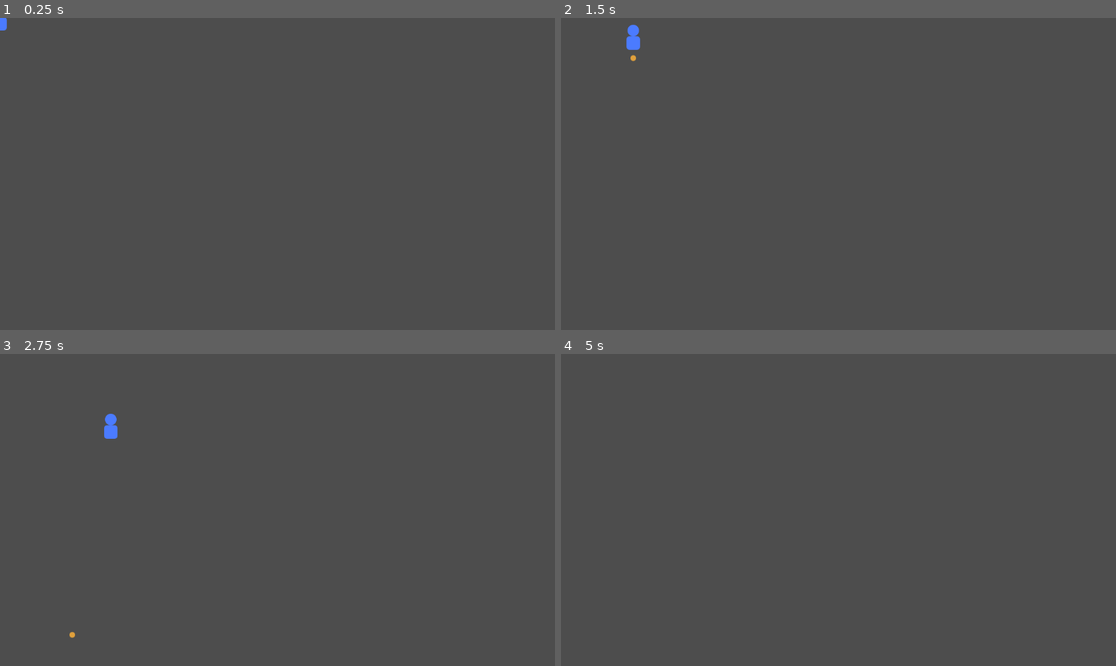
Above: before the commit, frames 1-4 (two rows, left to right).
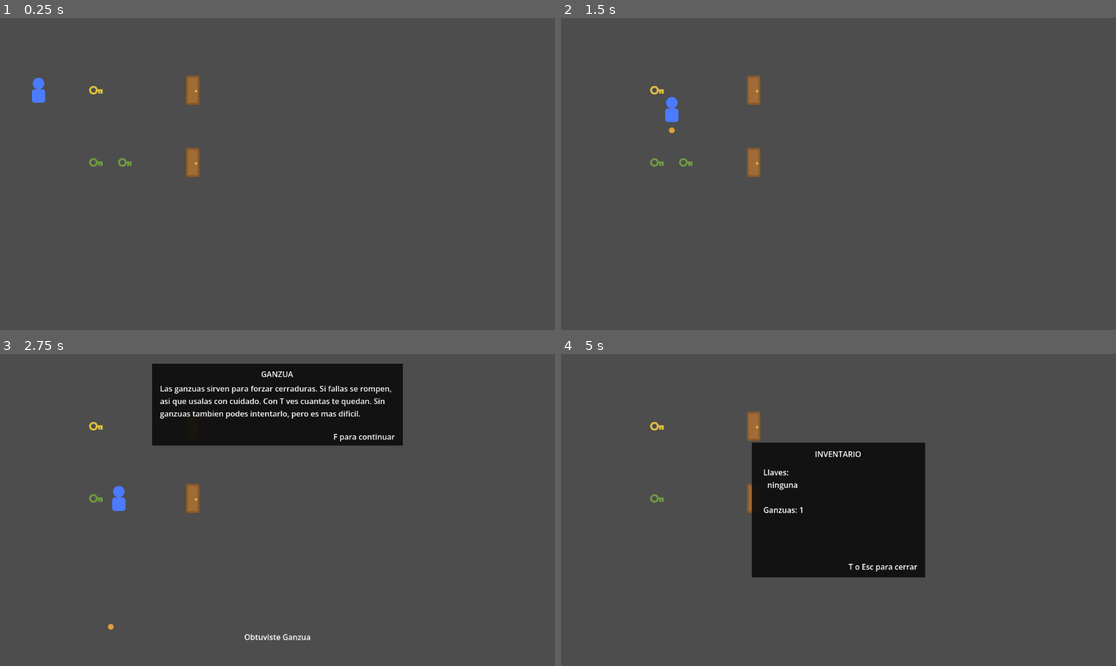
Above: after the commit, the same moments.

Repository: SOrtiz1967/Silent-Gil-Proyecto-Final
Game: Godot game, scene res://escenas/principal.tscn
The game is run twice, just before and just after one commit, with the same random seed, the same clock (stepped at 60 frames per second) and the same inputs. Before the commit the project starts from res://escenas/prueba.tscn.
Inputs:
- Up to frame 1 (0.25 s): no input
- Up to frame 2 (1.5 s): tap Enter at 0.5 s; hold D (mover_derecha) 0.53-1.28 s; tap F (interactuar, bound only after the commit) at 0.6 s; hold S (mover_abajo) from 1.28 s (still down); tap E (disparar) at 1.35 s
- Up to frame 3 (2.75 s): tap F (interactuar, bound only after the commit) at 1.55, 2.3 s; release S (mover_abajo) at 2.03 s; hold D (mover_derecha) from 2.03 s (still down); tap Space (golpear) at 2.1 s
- Up to frame 4 (5 s): release D (mover_derecha) at 2.78 s; hold W (mover_arriba) 2.78-3.53 s; tap F (interactuar, bound only after the commit) at 2.85, 3.6, 4.55 s; hold A (mover_izquierda) from 3.53 s (still down); tap Escape (ui_cancel) at 4.15 s; tap E (disparar) at 4.35 s; tap T (inventario, bound only after the commit) at 4.9 s

The runs differ from the first frame. In frame 1, 0.8% of the frame differs, in the area x 0-36%, y 0-52%; in frame 2, 0.9%; in frame 3, 12%; in frame 4, 14%, in the area x 16-66%, y 18-72%.

Commit message:
agrego llaves, puertas, puzzles de cerradura, inventario y tutorial

Diff:
--- /dev/null
+++ b/assets/llave.svg
@@ -0,0 +1,6 @@
+<svg xmlns="http://www.w3.org/2000/svg" width="32" height="32" viewBox="0 0 32 32">
+  <circle cx="10" cy="16" r="7" fill="none" stroke="#e0c040" stroke-width="4"/>
+  <rect x="15" y="14" width="14" height="4" fill="#e0c040"/>
+  <rect x="20" y="18" width="4" height="5" fill="#e0c040"/>
+  <rect x="25" y="18" width="4" height="5" fill="#e0c040"/>
+</svg>
--- /dev/null
+++ b/assets/puerta.svg
@@ -0,0 +1,5 @@
+<svg xmlns="http://www.w3.org/2000/svg" width="32" height="64" viewBox="0 0 32 64">
+  <rect x="2" y="2" width="28" height="60" rx="3" fill="#8a5a2b"/>
+  <rect x="6" y="6" width="20" height="52" rx="2" fill="#a06c36"/>
+  <circle cx="23" cy="34" r="2.5" fill="#e0c040"/>
+</svg>
--- /dev/null
+++ b/escenas/cerradura.tscn
@@ -0,0 +1,58 @@
+[gd_scene format=3]
+
+[ext_resource type="Script" path="res://scripts/cerradura.gd" id="1_script"]
+
+[node name="Cerradura" type="CanvasLayer"]
+process_mode = 3
+layer = 10
+visible = false
+script = ExtResource("1_script")
+
+[node name="Fondo" type="ColorRect" parent="."]
+anchors_preset = 15
+anchor_right = 1.0
+anchor_bottom = 1.0
+grow_horizontal = 2
+grow_vertical = 2
+color = Color(0, 0, 0, 0.7)
+
+[node name="Barra" type="ColorRect" parent="."]
+anchors_preset = 8
+anchor_left = 0.5
+anchor_top = 0.5
+anchor_right = 0.5
+anchor_bottom = 0.5
+offset_left = -200.0
+offset_top = -12.0
+offset_right = 200.0
+offset_bottom = 12.0
+grow_horizontal = 2
+grow_vertical = 2
+color = Color(0.2, 0.2, 0.2, 1)
+
+[node name="Zona" type="ColorRect" parent="Barra"]
+offset_left = 160.0
+offset_right = 240.0
+offset_bottom = 24.0
+color = Color(0.3, 0.7, 0.3, 1)
+
+[node name="Aguja" type="ColorRect" parent="Barra"]
+offset_top = -8.0
+offset_right = 4.0
+offset_bottom = 32.0
+color = Color(1, 1, 1, 1)
+
+[node name="EtiquetaEstado" type="Label" parent="."]
+anchors_preset = 8
+anchor_left = 0.5
+anchor_top = 0.5
+anchor_right = 0.5
+anchor_bottom = 0.5
+offset_left = -200.0
+offset_top = -60.0
+offset_right = 200.0
+offset_bottom = -30.0
+grow_horizontal = 2
+grow_vertical = 2
+horizontal_alignment = 1
+vertical_alignment = 1
--- /dev/null
+++ b/escenas/inventario.tscn
@@ -0,0 +1,67 @@
+[gd_scene format=3 uid="uid://bdkvp8lq66gg7"]
+
+[ext_resource type="Script" uid="uid://bgu6lw85x04qv" path="res://scripts/inventario.gd" id="1_script"]
+
+[node name="Inventario" type="CanvasLayer" unique_id=646703436]
+process_mode = 3
+script = ExtResource("1_script")
+
+[node name="EtiquetaMensaje" type="Label" parent="." unique_id=2135379563]
+visible = false
+anchors_preset = 7
+anchor_left = 0.5
+anchor_top = 1.0
+anchor_right = 0.5
+anchor_bottom = 1.0
+offset_left = -300.0
+offset_top = -80.0
+offset_right = 300.0
+offset_bottom = -40.0
+grow_horizontal = 2
+grow_vertical = 0
+horizontal_alignment = 1
+vertical_alignment = 1
+
+[node name="TemporizadorMensaje" type="Timer" parent="." unique_id=1529732923]
+process_mode = 1
+wait_time = 2.0
+one_shot = true
+
+[node name="PanelInventario" type="ColorRect" parent="."]
+visible = false
+anchors_preset = 8
+anchor_left = 0.5
+anchor_top = 0.5
+anchor_right = 0.5
+anchor_bottom = 0.5
+offset_left = -180.0
+offset_top = -140.0
+offset_right = 180.0
+offset_bottom = 140.0
+grow_horizontal = 2
+grow_vertical = 2
+color = Color(0.05, 0.05, 0.05, 0.92)
+
+[node name="EtiquetaTitulo" type="Label" parent="PanelInventario"]
+offset_left = 16.0
+offset_top = 12.0
+offset_right = 344.0
+offset_bottom = 38.0
+text = "INVENTARIO"
+horizontal_alignment = 1
+
+[node name="EtiquetaLista" type="Label" parent="PanelInventario"]
+offset_left = 24.0
+offset_top = 50.0
+offset_right = 336.0
+offset_bottom = 240.0
+
+[node name="EtiquetaCerrar" type="Label" parent="PanelInventario"]
+offset_left = 16.0
+offset_top = 246.0
+offset_right = 344.0
+offset_bottom = 270.0
+text = "T o Esc para cerrar"
+horizontal_alignment = 2
+
+[connection signal="timeout" from="TemporizadorMensaje" to="." method="ocultarMensaje"]
--- a/escenas/jugador.tscn
+++ b/escenas/jugador.tscn
@@ -10,7 +10,7 @@
 [sub_resource type="RectangleShape2D" id="RectangleShape2D_golpe"]
 size = Vector2(20, 20)
 
-[node name="Jugador" type="CharacterBody2D" unique_id=1593424449]
+[node name="Jugador" type="CharacterBody2D" unique_id=1593424449 groups=["jugador"]]
 script = ExtResource("1_script")
 
 [node name="Sprite2D" type="Sprite2D" parent="." unique_id=93842069]
--- /dev/null
+++ b/escenas/objetoClave.tscn
@@ -0,0 +1,19 @@
+[gd_scene format=3 uid="uid://b4jos6t2t4kjo"]
+
+[ext_resource type="Script" uid="uid://c8d7vuee12pd" path="res://scripts/objetoClave.gd" id="1_script"]
+[ext_resource type="Texture2D" path="res://assets/llave.svg" id="2_sprite"]
+
+[sub_resource type="CircleShape2D" id="CircleShape2D_objeto"]
+radius = 16.0
+
+[node name="ObjetoClave" type="Area2D" unique_id=1600033789]
+script = ExtResource("1_script")
+
+[node name="Sprite2D" type="Sprite2D" parent="." unique_id=501237209]
+texture = ExtResource("2_sprite")
+
+[node name="ColisionObjeto" type="CollisionShape2D" parent="." unique_id=329257056]
+shape = SubResource("CircleShape2D_objeto")
+
+[connection signal="body_entered" from="." to="." method="alEntrarCuerpo"]
+[connection signal="body_exited" from="." to="." method="alSalirCuerpo"]
--- /dev/null
+++ b/escenas/pernos.tscn
@@ -0,0 +1,80 @@
+[gd_scene format=3]
+
+[ext_resource type="Script" path="res://scripts/pernos.gd" id="1_script"]
+
+[node name="Pernos" type="CanvasLayer"]
+process_mode = 3
+layer = 10
+visible = false
+script = ExtResource("1_script")
+
+[node name="Fondo" type="ColorRect" parent="."]
+anchors_preset = 15
+anchor_right = 1.0
+anchor_bottom = 1.0
+grow_horizontal = 2
+grow_vertical = 2
+color = Color(0, 0, 0, 0.7)
+
+[node name="Caja" type="ColorRect" parent="."]
+anchors_preset = 8
+anchor_left = 0.5
+anchor_top = 0.5
+anchor_right = 0.5
+anchor_bottom = 0.5
+offset_left = -150.0
+offset_top = -80.0
+offset_right = 150.0
+offset_bottom = 80.0
+grow_horizontal = 2
+grow_vertical = 2
+color = Color(0.15, 0.15, 0.15, 1)
+
+[node name="ListaPernos" type="Control" parent="Caja"]
+layout_mode = 3
+anchors_preset = 0
+offset_right = 300.0
+offset_bottom = 160.0
+mouse_filter = 2
+
+[node name="Perno1" type="ColorRect" parent="Caja/ListaPernos"]
+offset_left = 63.0
+offset_top = 90.0
+offset_right = 87.0
+offset_bottom = 150.0
+color = Color(0.6, 0.6, 0.6, 1)
+
+[node name="Perno2" type="ColorRect" parent="Caja/ListaPernos"]
+offset_left = 138.0
+offset_top = 90.0
+offset_right = 162.0
+offset_bottom = 150.0
+color = Color(0.6, 0.6, 0.6, 1)
+
+[node name="Perno3" type="ColorRect" parent="Caja/ListaPernos"]
+offset_left = 213.0
+offset_top = 90.0
+offset_right = 237.0
+offset_bottom = 150.0
+color = Color(0.6, 0.6, 0.6, 1)
+
+[node name="Linea" type="ColorRect" parent="Caja"]
+offset_top = 39.0
+offset_right = 300.0
+offset_bottom = 41.0
+color = Color(0.8, 0.2, 0.2, 1)
+
+[node name="EtiquetaEstado" type="Label" parent="."]
+anchors_preset = 8
+anchor_left = 0.5
+anchor_top = 0.5
+anchor_right = 0.5
+anchor_bottom = 0.5
+offset_left = -200.0
+offset_top = -120.0
+offset_right = 200.0
+offset_bottom = -90.0
+grow_horizontal = 2
+grow_vertical = 2
+horizontal_alignment = 1
+vertical_alignment = 1
--- /dev/null
+++ b/escenas/principal.tscn
@@ -0,0 +1,35 @@
+[gd_scene format=3 uid="uid://ygvhfmxjahg"]
+
+[ext_resource type="PackedScene" uid="uid://oob0ouo3ypvy" path="res://escenas/jugador.tscn" id="1_jugador"]
+[ext_resource type="PackedScene" uid="uid://b4jos6t2t4kjo" path="res://escenas/objetoClave.tscn" id="2_objeto"]
+[ext_resource type="PackedScene" uid="uid://d0ye08umralgi" path="res://escenas/puerta.tscn" id="3_puerta"]
+
+[node name="Principal" type="Node2D" unique_id=712360398]
+
+[node name="Jugador" parent="." unique_id=1289151348 instance=ExtResource("1_jugador")]
+position = Vector2(80, 150)
+
+[node name="ObjetoClave" parent="." unique_id=1041391655 instance=ExtResource("2_objeto")]
+position = Vector2(200, 150)
+idLlave = "llaveRoja"
+nombreObjeto = "Llave roja"
+
+[node name="Puerta" parent="." unique_id=653238310 instance=ExtResource("3_puerta")]
+position = Vector2(400, 150)
+idLlaveRequerida = "llaveRoja"
+
+[node name="Ganzua1" parent="." unique_id=910089879 instance=ExtResource("2_objeto")]
+modulate = Color(0.5, 0.8, 1, 1)
+position = Vector2(200, 300)
+nombreObjeto = "Ganzua"
+esGanzua = true
+
+[node name="Ganzua2" parent="." unique_id=1492990864 instance=ExtResource("2_objeto")]
+modulate = Color(0.5, 0.8, 1, 1)
+position = Vector2(260, 300)
+nombreObjeto = "Ganzua"
+esGanzua = true
+
+[node name="PuertaForzar" parent="." unique_id=698696786 instance=ExtResource("3_puerta")]
+position = Vector2(400, 300)
+forzar = true
--- a/escenas/prueba.tscn
+++ /dev/null
@@ -1,7 +0,0 @@
-[gd_scene format=3 uid="uid://db8e0ybf371e2"]
-
-[ext_resource type="PackedScene" uid="uid://oob0ouo3ypvy" path="res://escenas/jugador.tscn" id="1_jugador"]
-
-[node name="Prueba" type="Node2D" unique_id=712360398]
-
-[node name="Jugador" parent="." unique_id=1289151348 instance=ExtResource("1_jugador")]
--- /dev/null
+++ b/escenas/puerta.tscn
@@ -0,0 +1,27 @@
+[gd_scene format=3 uid="uid://d0ye08umralgi"]
+
+[ext_resource type="Script" uid="uid://cvsm6pmgwj0e2" path="res://scripts/puerta.gd" id="1_script"]
+[ext_resource type="Texture2D" path="res://assets/puerta.svg" id="2_sprite"]
+
+[sub_resource type="RectangleShape2D" id="RectangleShape2D_puerta"]
+size = Vector2(72, 104)
+
+[sub_resource type="RectangleShape2D" id="RectangleShape2D_bloqueo"]
+size = Vector2(32, 64)
+
+[node name="Puerta" type="Area2D" unique_id=1570088726]
+script = ExtResource("1_script")
+
+[node name="Sprite2D" type="Sprite2D" parent="." unique_id=1018221200]
+texture = ExtResource("2_sprite")
+
+[node name="ColisionPuerta" type="CollisionShape2D" parent="." unique_id=1270323923]
+shape = SubResource("RectangleShape2D_puerta")
+
+[node name="Bloqueo" type="StaticBody2D" parent="."]
+
+[node name="ColisionBloqueo" type="CollisionShape2D" parent="Bloqueo"]
+shape = SubResource("RectangleShape2D_bloqueo")
+
+[connection signal="body_entered" from="." to="." method="alEntrarCuerpo"]
+[connection signal="body_exited" from="." to="." method="alSalirCuerpo"]
--- /dev/null
+++ b/escenas/tutorial.tscn
@@ -0,0 +1,42 @@
+[gd_scene format=3]
+
+[ext_resource type="Script" path="res://scripts/tutorial.gd" id="1_script"]
+
+[node name="Tutorial" type="CanvasLayer"]
+process_mode = 3
+layer = 20
+visible = false
+script = ExtResource("1_script")
+
+[node name="Panel" type="ColorRect" parent="."]
+anchors_preset = 5
+anchor_left = 0.5
+anchor_right = 0.5
+offset_left = -260.0
+offset_top = 20.0
+offset_right = 260.0
+offset_bottom = 190.0
+grow_horizontal = 2
+color = Color(0.05, 0.05, 0.05, 0.92)
+
+[node name="EtiquetaTitulo" type="Label" parent="Panel"]
+offset_left = 16.0
+offset_top = 10.0
+offset_right = 504.0
+offset_bottom = 36.0
+horizontal_alignment = 1
+
+[node name="EtiquetaTexto" type="Label" parent="Panel"]
+offset_left = 16.0
+offset_top = 40.0
+offset_right = 504.0
+offset_bottom = 138.0
+autowrap_mode = 3
+
+[node name="EtiquetaContinuar" type="Label" parent="Panel"]
+offset_left = 16.0
+offset_top = 140.0
+offset_right = 504.0
+offset_bottom = 164.0
+text = "F para continuar"
+horizontal_alignment = 2
--- a/project.godot
+++ b/project.godot
@@ -15,9 +15,16 @@
 [application]
 
 config/name="Silent Gil"
-run/main_scene="res://escenas/prueba.tscn"
-config/features=PackedStringArray("4.6")
+run/main_scene="res://escenas/principal.tscn"
+config/features=PackedStringArray("4.7")
 config/icon="res://assets/jugador.svg"
+
+[autoload]
+
+Inventario="*res://escenas/inventario.tscn"
+Cerradura="*res://escenas/cerradura.tscn"
+Pernos="*res://escenas/pernos.tscn"
+Tutorial="*res://escenas/tutorial.tscn"
 
 [input]
 
@@ -55,3 +62,13 @@
 "events": [Object(InputEventKey,"resource_local_to_scene":false,"resource_name":"","device":-1,"window_id":0,"alt_press …(192 unchanged characters)…
 ]
 }
+interactuar={
+"deadzone": 0.2,
+"events": [Object(InputEventKey,"resource_local_to_scene":false,"resource_name":"","device":-1,"window_id":0,"alt_pressed":false,"shift_pressed":false,"ctrl_pressed":false,"meta_pressed":false,"pressed":false,"keycode":0,"physical_keycode":70,"key_label":0,"unicode":102,"location":0,"echo":false,"script":null)
+]
+}
+inventario={
+"deadzone": 0.2,
+"events": [Object(InputEventKey,"resource_local_to_scene":false,"resource_name":"","device":-1,"window_id":0,"alt_pressed":false,"shift_pressed":false,"ctrl_pressed":false,"meta_pressed":false,"pressed":false,"keycode":0,"physical_keycode":84,"key_label":0,"unicode":116,"location":0,"echo":false,"script":null)
+]
+}
--- /dev/null
+++ b/scripts/cerradura.gd
@@ -0,0 +1,70 @@
+extends CanvasLayer
+@export var velocidadAguja = 300.0
+@export var aciertosNecesarios = 3
+@export var anchoZonaInicial = 80.0
+@export var achiqueZona = 20.0
+var activa = false
+var puertaActual = null
+var aciertos = 0
+var direccion = 1
+@onready var barra = $Barra
+@onready var zona = $Barra/Zona
+@onready var aguja = $Barra/Aguja
+@onready var etiquetaEstado = $EtiquetaEstado
+func iniciar(puerta):
+	puertaActual = puerta
+	aciertos = 0
+	activa = true
+	visible = true
+	get_tree().paused = true
+	prepararZona()
+	actualizarEstado()
+	Tutorial.mostrar("cerradura")
+func _process(delta):
+	if not activa or Tutorial.activo:
+		return
+	moverAguja(delta)
+	if Input.is_action_just_pressed("interactuar"):
+		probar()
+	elif Input.is_action_just_pressed("ui_cancel"):
+		cerrar()
+func moverAguja(delta):
+	aguja.position.x += velocidadAguja * direccion * delta
+	if aguja.position.x > barra.size.x - aguja.size.x:
+		direccion = -1
+	elif aguja.position.x < 0:
+		direccion = 1
+func probar():
+	if agujaEnZona():
+		acertar()
+	else:
+		fallar()
+func agujaEnZona():
+	var centro = aguja.position.x + aguja.size.x / 2
+	return centro >= zona.position.x and centro <= zona.position.x + zona.size.x
+func acertar():
+	aciertos += 1
+	if aciertos >= aciertosNecesarios:
+		puertaActual.abrir()
+		cerrar()
+	else:
+		prepararZona()
+		actualizarEstado()
+func fallar():
+	Inventario.quitarGanzua()
+	if Inventario.tieneGanzua():
+		aciertos = 0
+		prepararZona()
+		actualizarEstado()
+	else:
+		cerrar()
+		Pernos.iniciar(puertaActual)
+func prepararZona():
+	zona.size.x = anchoZonaInicial - achiqueZona * aciertos
+	zona.position.x = randf_range(0, barra.size.x - zona.size.x)
+func actualizarEstado():
+	etiquetaEstado.text = "Aciertos: " + str(aciertos) + "/" + str(aciertosNecesarios) + "   Ganzuas: " + str(Inventario.ganzuas)
+func cerrar():
+	activa = false
+	visible = false
+	get_tree().paused = false
--- /dev/null
+++ b/scripts/inventario.gd
@@ -0,0 +1,62 @@
+extends CanvasLayer
+var llaves = []
+var nombresLlaves = {}
+var objetosRecogidos = []
+var ganzuas = 0
+var inventarioAbierto = false
+@onready var etiquetaMensaje = $EtiquetaMensaje
+@onready var temporizadorMensaje = $TemporizadorMensaje
+@onready var panelInventario = $PanelInventario
+@onready var etiquetaLista = $PanelInventario/EtiquetaLista
+func agregarLlave(idLlave, nombre):
+	if not llaves.has(idLlave):
+		llaves.append(idLlave)
+		nombresLlaves[idLlave] = nombre
+func tieneLlave(idLlave):
+	return llaves.has(idLlave)
+func quitarLlave(idLlave):
+	llaves.erase(idLlave)
+	nombresLlaves.erase(idLlave)
+func agregarGanzua():
+	ganzuas += 1
+func quitarGanzua():
+	ganzuas -= 1
+func tieneGanzua():
+	return ganzuas > 0
+func marcarRecogido(idObjeto):
+	if not objetosRecogidos.has(idObjeto):
+		objetosRecogidos.append(idObjeto)
+func yaRecogido(idObjeto):
+	return objetosRecogidos.has(idObjeto)
+func mostrarMensaje(texto):
+	etiquetaMensaje.text = texto
+	etiquetaMensaje.visible = true
+	temporizadorMensaje.start()
+func ocultarMensaje():
+	etiquetaMensaje.visible = false
+func _process(delta):
+	if Input.is_action_just_pressed("inventario"):
+		alternarInventario()
+	elif inventarioAbierto and Input.is_action_just_pressed("ui_cancel"):
+		cerrarInventario()
+func alternarInventario():
+	if inventarioAbierto:
+		cerrarInventario()
+	elif not get_tree().paused:
+		abrirInventario()
+func abrirInventario():
+	inventarioAbierto = true
+	etiquetaLista.text = textoInventario()
+	panelInventario.visible = true
+	get_tree().paused = true
+func cerrarInventario():
+	inventarioAbierto = false
+	panelInventario.visible = false
+	get_tree().paused = false
+func textoInventario():
+	var texto = "Llaves:\n"
+	if llaves.is_empty():
+		texto += "  ninguna\n"
+	for idLlave in llaves:
+		texto += "  - " + nombresLlaves[idLlave] + "\n"
+	return texto + "\nGanzuas: " + str(ganzuas)
--- /dev/null
+++ b/scripts/objetoClave.gd
@@ -0,0 +1,30 @@
+extends Area2D
+@export var idLlave = ""
+@export var nombreObjeto = "Llave"
+@export var mensajeRecogida = "Obtuviste"
+@export var esGanzua = false
+var idObjeto = ""
+var jugadorCerca = false
+func _ready():
+	idObjeto = str(get_path())
+	if Inventario.yaRecogido(idObjeto):
+		queue_free()
+func _process(delta):
+	if jugadorCerca and Input.is_action_just_pressed("interactuar"):
+		recoger()
+func recoger():
+	if esGanzua:
+		Inventario.agregarGanzua()
+		Tutorial.mostrar("ganzua")
+	else:
+		Inventario.agregarLlave(idLlave, nombreObjeto)
+		Tutorial.mostrar("llave")
+	Inventario.marcarRecogido(idObjeto)
+	Inventario.mostrarMensaje(mensajeRecogida + " " + nombreObjeto)
+	queue_free()
+func alEntrarCuerpo(cuerpo):
+	if cuerpo.is_in_group("jugador"):
+		jugadorCerca = true
+func alSalirCuerpo(cuerpo):
+	if cuerpo.is_in_group("jugador"):
+		jugadorCerca = false
--- /dev/null
+++ b/scripts/pernos.gd
@@ -0,0 +1,87 @@
+extends CanvasLayer
+@export var velocidad = 120.0
+@export var tolerancia = 15.0
+@export var alturaArriba = 10.0
+@export var alturaAbajo = 90.0
+@export var lineaMinima = 20.0
+@export var lineaMaxima = 70.0
+@export var ciclo = 1.5
+@export var tiempoVisibleInicial = 0.8
+@export var reduccionVisible = 0.25
+@export var tiempoVisibleMinimo = 0.15
+@export var colorSuelto = Color(0.6, 0.6, 0.6)
+@export var colorTrabado = Color(0.3, 0.7, 0.3)
+var activa = false
+var puertaActual = null
+var indice = 0
+var direccion = -1
+var alturaLinea = 40.0
+var tiempo = 0.0
+@onready var pernos = $Caja/ListaPernos.get_children()
+@onready var linea = $Caja/Linea
+@onready var etiquetaEstado = $EtiquetaEstado
+func iniciar(puerta):
+	puertaActual = puerta
+	activa = true
+	visible = true
+	get_tree().paused = true
+	reiniciar()
+	Tutorial.mostrar("pernos")
+func _process(delta):
+	if not activa or Tutorial.activo:
+		return
+	moverPerno(delta)
+	parpadearLinea(delta)
+	if Input.is_action_just_pressed("interactuar"):
+		probar()
+	elif Input.is_action_just_pressed("ui_cancel"):
+		cerrar()
+func moverPerno(delta):
+	var perno = pernos[indice]
+	perno.position.y += velocidad * direccion * delta
+	if perno.position.y < alturaArriba:
+		direccion = 1
+	elif perno.position.y > alturaAbajo:
+		direccion = -1
+func parpadearLinea(delta):
+	tiempo += delta
+	linea.visible = fmod(tiempo, ciclo) < tiempoVisible()
+func tiempoVisible():
+	return max(tiempoVisibleInicial - reduccionVisible * indice, tiempoVisibleMinimo)
+func moverLinea():
+	alturaLinea = randf_range(lineaMinima, lineaMaxima)
+	linea.position.y = alturaLinea - linea.size.y / 2
+	linea.visible = true
+	tiempo = 0.0
+func probar():
+	if pernoEnLinea():
+		trabarPerno()
+	else:
+		reiniciar()
+func pernoEnLinea():
+	return abs(pernos[indice].position.y - alturaLinea) <= tolerancia
+func trabarPerno():
+	var perno = pernos[indice]
+	perno.position.y = alturaLinea
+	perno.color = colorTrabado
+	indice += 1
+	if indice >= pernos.size():
+		puertaActual.abrir()
+		cerrar()
+	else:
+		moverLinea()
+		actualizarEstado()
+func reiniciar():
+	indice = 0
+	direccion = -1
+	for perno in pernos:
+		perno.position.y = alturaAbajo
+		perno.color = colorSuelto
+	moverLinea()
+	actualizarEstado()
+func actualizarEstado():
+	etiquetaEstado.text = "Sin ganzua - Pernos: " + str(indice) + "/" + str(pernos.size())
+func cerrar():
+	activa = false
+	visible = false
+	get_tree().paused = false
--- /dev/null
+++ b/scripts/puerta.gd
@@ -0,0 +1,40 @@
+extends Area2D
+@export var idLlaveRequerida = ""
+@export var consumirLlave = false
+@export var mensajeBloqueada = "Esta cerrada"
+@export var mensajeAbierta = "Abriste la puerta"
+@export var forzar = false
+var jugadorCerca = false
+var abierta = false
+@onready var imagen = $Sprite2D
+@onready var colisionBloqueo = $Bloqueo/ColisionBloqueo
+func _process(delta):
+	if jugadorCerca and not abierta and Input.is_action_just_pressed("interactuar"):
+		intentarAbrir()
+func intentarAbrir():
+	if forzar:
+		intentarForzar()
+	elif puedeAbrir():
+		abrir()
+	else:
+		Inventario.mostrarMensaje(mensajeBloqueada)
+func intentarForzar():
+	if Inventario.tieneGanzua():
+		Cerradura.iniciar(self)
+	else:
+		Pernos.iniciar(self)
+func puedeAbrir():
+	return idLlaveRequerida=="" or Inventario.tieneLlave(idLlaveRequerida)
+func abrir():
+	abierta = true
+	if consumirLlave:
+		Inventario.quitarLlave(idLlaveRequerida)
+	imagen.visible = false
+	colisionBloqueo.disabled = true
+	Inventario.mostrarMensaje(mensajeAbierta)
+func alEntrarCuerpo(cuerpo):
+	if cuerpo.is_in_group("jugador"):
+		jugadorCerca = true
+func alSalirCuerpo(cuerpo):
+	if cuerpo.is_in_group("jugador"):
+		jugadorCerca = false
--- /dev/null
+++ b/scripts/tutorial.gd
@@ -0,0 +1,42 @@
+extends CanvasLayer
+@export_multiline var textoLlave = "Encontraste una llave. Se guarda sola en tu inventario, que abris con T. Acercate a la puerta que le corresponde y apreta F para abrirla."
+@export_multiline var textoGanzua = "Las ganzuas sirven para forzar cerraduras. Si fallas se rompen, asi que usalas con cuidado. Con T ves cuantas te quedan. Sin ganzuas tambien podes intentarlo, pero es mas dificil."
+@export_multiline var textoCerradura = "La aguja va y viene por la barra. Apreta F cuando este sobre la zona verde. Necesitas 3 aciertos y la zona se achica con cada uno. Si fallas se rompe una ganzua. Esc para salir."
+@export_multiline var textoPernos = "Sin ganzua tenes que forzarla a mano. La linea roja se ve solo un instante: acordate donde esta. Apreta F cuando la punta del perno toque la linea. Si fallas se caen todos. Esc para salir."
+var activo = false
+var vistos = []
+var pausoElJuego = false
+var cuadroApertura = -1
+@onready var etiquetaTitulo = $Panel/EtiquetaTitulo
+@onready var etiquetaTexto = $Panel/EtiquetaTexto
+func mostrar(idTutorial):
+	if activo or vistos.has(idTutorial):
+		return
+	vistos.append(idTutorial)
+	etiquetaTitulo.text = idTutorial.to_upper()
+	etiquetaTexto.text = textoDe(idTutorial)
+	pausoElJuego = not get_tree().paused
+	get_tree().paused = true
+	cuadroApertura = Engine.get_process_frames()
+	activo = true
+	visible = true
+func textoDe(idTutorial):
+	match idTutorial:
+		"llave":
+			return textoLlave
+		"ganzua":
+			return textoGanzua
+		"cerradura":
+			return textoCerradura
+		_:
+			return textoPernos
+func _process(delta):
+	if puedeCerrar() and Input.is_action_just_pressed("interactuar"):
+		cerrar()
+func puedeCerrar():
+	return activo and Engine.get_process_frames()!=cuadroApertura
+func cerrar():
+	visible = false
+	set_deferred("activo", false)
+	if pausoElJuego:
+		get_tree().set_deferred("paused", false)
Not shown, added: assets/llave.svg.import
Not shown, added: assets/puerta.svg.import
Not shown, added: scripts/cerradura.gd.uid
Not shown, added: scripts/inventario.gd.uid
Not shown, added: scripts/objetoClave.gd.uid
Not shown, added: scripts/pernos.gd.uid
Not shown, added: scripts/puerta.gd.uid
Not shown, added: scripts/tutorial.gd.uid
